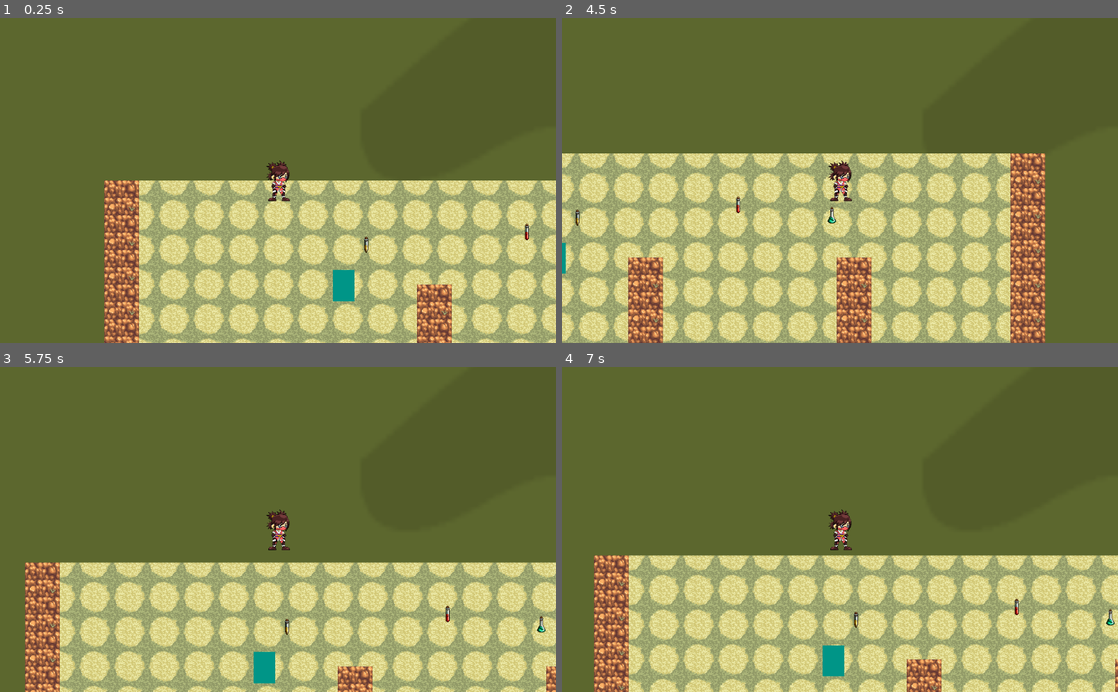
Above: before the commit, frames 1-4 (two rows, left to right).
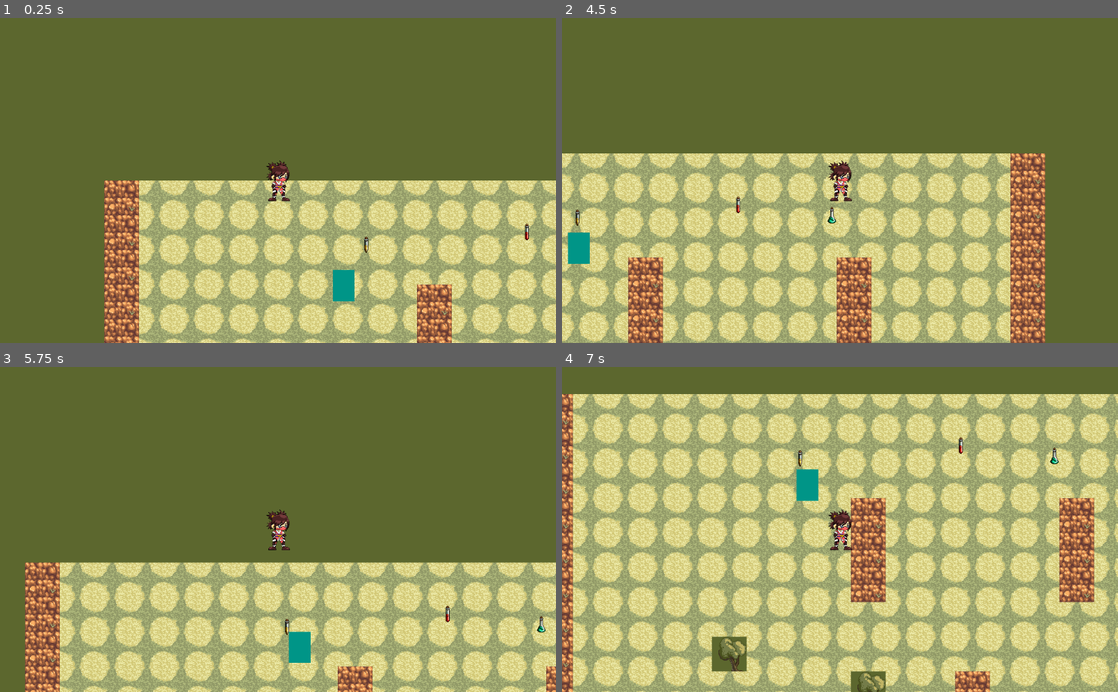
Above: after the commit, the same moments.

Repository: gina-vj/boss
Game: Godot game, scene res://Main.tscn
Same seed, same stepped clock (60 frames per second), same inputs: the game is played once before the commit and once after it.
Inputs:
- Up to frame 1 (0.25 s): no input
- Up to frame 2 (4.5 s): tap Enter at 0.5 s; hold Right (move_right) 0.53-1.28 s; hold Down (move_down) 1.28-2.03 s; hold Right (move_right) 2.03-2.78 s; hold Up (move_up) 2.78-3.53 s; hold Left (move_left) from 3.53 s (still down)
- Up to frame 3 (5.75 s): release Left (move_left) at 5.03 s; hold Down (move_down) from 5.03 s (still down)
- Up to frame 4 (7 s): release Down (move_down) at 5.78 s; hold Right (move_right) 5.78-6.53 s; hold Up (move_up) from 6.53 s (still down)

The runs differ from the first frame. In frame 2, 0.5% of the frame differs, in the area x 0-5%, y 66-79%; in frame 3, 0.8%; in frame 4, 85%, in the area x 0-100%, y 8-100%.

Commit message:
enemies mechanics

Diff:
--- a/Gina-Boss/Main.tscn
+++ b/Gina-Boss/Main.tscn
@@ -48,6 +48,5 @@
 layer = -1
 
 [node name="Sprite" type="Sprite" parent="CanvasLayer"]
-position = Vector2( 2776.69, 673.041 )
 scale = Vector2( 6.79227, 8.4218 )
 texture = ExtResource( 2 )
--- a/Gina-Boss/entities/enemies/basic_enemy/BasicEnemy.gd
+++ b/Gina-Boss/entities/enemies/basic_enemy/BasicEnemy.gd
@@ -1,45 +1,55 @@
 extends KinematicBody2D
 class_name BasicEnemy
 
-export(int) var SPEED: int = 40
+export(int) var SPEED: int = 100
+export(int) var illness: int = 20
+export(int) var contagion_zone_damage: int = 1
 
 onready var raycast = $RayCast2D
 onready var detection_area = $DetectionArea
 onready var state_machine = $StateMachine
 
+const MINIMUM_DISTANCE_TO_TARGET = 30
+
 var path: Array = []
-var levelNavigation: Navigation2D = null
+var target_position: Vector2 = Vector2.ZERO
 var target:Player = null
 var velocity: Vector2 = Vector2.ZERO
-var culo = Vector2.ZERO
 
 func _ready():
 	state_machine.set_parent(self)
 
-	yield(get_tree(), "idle_frame")
-	var tree = get_tree()
-	levelNavigation = tree.get_nodes_in_group("LevelNavigation")[0]
-	var my_tilemap = levelNavigation.tile_map
-	var map_position = my_tilemap.get_used_cells()[100]
-	var local_position = my_tilemap.map_to_world(map_position)
-	culo = my_tilemap.to_global(local_position)
+func navigate():
+	if path.size() > 0:
+		var target_position = path.front()
+		if global_position.distance_to(target_position) < MINIMUM_DISTANCE_TO_TARGET:
+			path.pop_front()
+			velocity = Vector2.ZERO
+		else:
+			velocity = global_position.direction_to(target_position) * SPEED
+	else:
+		velocity = Vector2.ZERO
+
+	velocity = move_and_slide(velocity)
+
+func can_see_target():
+	if target == null:
+		return false
+
+	raycast.set_cast_to(to_local(target.global_position))
+	raycast.force_raycast_update()
+	return raycast.is_colliding() && raycast.get_collider() == target
+
+func is_still_ill():
+	return illness > 0
+
+func notify_hit(projectile):
+	illness -= projectile.heal_points
+	state_machine.notify_hit(projectile)
+
+func _on_DetectionArea_body_entered(body):
+	state_machine.notify_body_entered(body)
 
 
-func _physics_process(delta):
-	if target != null and levelNavigation != null:
-		generate_path()
-		navigate()
-		velocity = move_and_slide(velocity)
-
-func navigate():
-	if path.size() > 0:
-		velocity = global_position.direction_to(path[1]) * SPEED
-		if global_position == path[0]:
-			path.pop_front()
-
-func generate_path():
-	path = levelNavigation.get_simple_path(
-		global_position,
-		target.global_position,
-		false
-	)
+func _on_DetectionArea_body_exited(body):
+	state_machine.notify_body_exited(body)
--- a/Gina-Boss/entities/enemies/basic_enemy/BasicEnemy.tscn
+++ b/Gina-Boss/entities/enemies/basic_enemy/BasicEnemy.tscn
@@ -15,11 +15,11 @@
 height = 16.1886
 
 [sub_resource type="CircleShape2D" id=2]
-radius = 286.252
+radius = 510.426
 
 [node name="BasicEnemy" type="KinematicBody2D"]
-collision_layer = 2
-collision_mask = 3
+collision_layer = 4
+collision_mask = 5
 script = ExtResource( 1 )
 
 [node name="Body" type="Sprite" parent="."]
@@ -30,6 +30,8 @@
 shape = SubResource( 1 )
 
 [node name="DetectionArea" type="Area2D" parent="."]
+collision_layer = 0
+collision_mask = 2
 
 [node name="CollisionShape2D" type="CollisionShape2D" parent="DetectionArea"]
 position = Vector2( 0, -0.645401 )
@@ -50,13 +52,33 @@
 [node name="Chase" type="Node" parent="StateMachine"]
 script = ExtResource( 6 )
 
+[node name="ContagionTimer" type="Timer" parent="StateMachine/Chase"]
+wait_time = 0.3
+autostart = true
+
 [node name="Attack" type="Node" parent="StateMachine"]
 script = ExtResource( 7 )
 
+[node name="ContagionTimer" type="Timer" parent="StateMachine/Attack"]
+wait_time = 0.3
+autostart = true
+
 [node name="Impacted" type="Node" parent="StateMachine"]
 script = ExtResource( 8 )
+
+[node name="RecoveryTimer" type="Timer" parent="StateMachine/Impacted"]
+wait_time = 0.5
+one_shot = true
 
 [node name="Healed" type="Node" parent="StateMachine"]
 script = ExtResource( 9 )
 
 [node name="RayCast2D" type="RayCast2D" parent="."]
+collision_mask = 3
+
+[connection signal="body_entered" from="DetectionArea" to="." method="_on_DetectionArea_body_entered"]
+[connection signal="body_exited" from="DetectionArea" to="." method="_on_DetectionArea_body_exited"]
+[connection signal="timeout" from="StateMachine/Idle/IdleTimer" to="StateMachine/Idle" method="_on_IdleTimer_timeout"]
+[connection signal="timeout" from="StateMachine/Chase/ContagionTimer" to="StateMachine/Chase" method="_on_ContagionTimmer_timeout"]
+[connection signal="timeout" from="StateMachine/Attack/ContagionTimer" to="StateMachine/Attack" method="_on_ContagionTimer_timeout"]
+[connection signal="timeout" from="StateMachine/Impacted/RecoveryTimer" to="StateMachine/Impacted" method="_on_Timer_timeout"]
--- a/Gina-Boss/entities/enemies/basic_enemy/states/AbstractBasicEnemyState.gd
+++ b/Gina-Boss/entities/enemies/basic_enemy/states/AbstractBasicEnemyState.gd
@@ -1,10 +1,45 @@
 extends "res://entities/AbstractState.gd"
 
+var level_navigation: Navigation2D
+
+func _ready():
+	yield(get_tree(), "idle_frame")
+	var tree = get_tree()
+	level_navigation = tree.get_nodes_in_group("LevelNavigation")[0]
+
+func update(delta):
+	if parent.can_see_target():
+		emit_signal("finished", "chase")
+
+func generate_random_path():
+	var tilemap: TileMap = level_navigation.tile_map
+	var cells: Array = tilemap.get_used_cells()
+
+	var random_position = randi() % cells.size() + 0
+	var local_position = tilemap.map_to_world(cells[random_position])
+
+	return level_navigation.get_simple_path(
+		parent.global_position,
+		tilemap.to_global(local_position) ,
+		false
+	)
+
+func hurt_player_with_contagion_zone():
+	if parent.target != null:
+		parent.target.notify_hit(parent.contagion_zone_damage)
+
 func notify_body_entered(body):
-	pass
+	parent.target = body
 
 func notify_body_exited(body):
-	pass
+	parent.target = null
+	if parent.can_see_target():
+		emit_signal("finished", "idle")
 
 func notify_impact(projectile):
-	pass
+	# al recibir el proyectil por parametro podemos usarlo para "hacer cosas"
+	# dependiendo de que proyectil es
+	if parent.is_still_ill():
+		emit_signal("finished", "impacted")
+	else:
+		emit_signal("finished", "healed")
--- a/Gina-Boss/entities/enemies/basic_enemy/states/Attack.gd
+++ b/Gina-Boss/entities/enemies/basic_enemy/states/Attack.gd
@@ -1 +1,17 @@
 extends "res://entities/enemies/basic_enemy/states/AbstractBasicEnemyState.gd"
+
+func enter():
+	parent.path = []
+
+func update(delta):
+	if parent.can_see_target() && parent.distance_to_target() <= parent.MINIMUM_DISTANCE_TO_TARGET:
+		# aca podemos agregar logica de ataque onda estornudar o algo asi
+		pass
+	elif parent.can_see_target():
+		emit_signal("finished", "chase")
+	else:
+		emit_signal("finished", "idle")
+
+
+func _on_ContagionTimer_timeout():
+	hurt_player_with_contagion_zone()
--- a/Gina-Boss/entities/enemies/basic_enemy/states/Chase.gd
+++ b/Gina-Boss/entities/enemies/basic_enemy/states/Chase.gd
@@ -1 +1,21 @@
 extends "res://entities/enemies/basic_enemy/states/AbstractBasicEnemyState.gd"
+
+func update(delta):
+	if (parent.can_see_target() && level_navigation != null):
+		var path: Array = level_navigation.get_simple_path(
+			parent.global_position,
+			parent.target.global_position
+		)
+		path.pop_front()
+		parent.path = path
+		parent.navigate()
+	else:
+		emit_signal("finished", "idle")
+
+
+func exit():
+	parent.path = []
+
+
+func _on_ContagionTimmer_timeout():
+	hurt_player_with_contagion_zone()
--- a/Gina-Boss/entities/enemies/basic_enemy/states/Healed.gd
+++ b/Gina-Boss/entities/enemies/basic_enemy/states/Healed.gd
@@ -1 +1,21 @@
 extends "res://entities/enemies/basic_enemy/states/AbstractBasicEnemyState.gd"
+
+func enter():
+	if level_navigation != null:
+		parent.path = generate_random_path()
+
+func update(delta):
+	if (parent.path.size() > 0):
+		parent.navigate()
+	else:
+		parent.path = generate_random_path()
+		parent.navigate()
+
+func notify_body_entered(body):
+	pass
+
+func notify_body_exited(body):
+	pass
+
+func notify_impact(projectile):
+	pass
--- a/Gina-Boss/entities/enemies/basic_enemy/states/Idle.gd
+++ b/Gina-Boss/entities/enemies/basic_enemy/states/Idle.gd
@@ -5,5 +5,12 @@
 export var min_wait: int = 1
 
 func enter():
+	parent.path = []
 	timer.wait_time = randi() % max_wait + min_wait
 	timer.start()
+
+func exit():
+	timer.stop()
+
+func _on_IdleTimer_timeout():
+	emit_signal("finished", "wander")
--- a/Gina-Boss/entities/enemies/basic_enemy/states/Impacted.gd
+++ b/Gina-Boss/entities/enemies/basic_enemy/states/Impacted.gd
@@ -1 +1,13 @@
 extends "res://entities/enemies/basic_enemy/states/AbstractBasicEnemyState.gd"
+
+onready var timer: Timer = $Timer
+
+func enter():
+	parent.path = []
+	timer.start()
+
+func _on_Timer_timeout():
+	if parent.can_see_target():
+		emit_signal("finished", "chase")
+	else:
+		emit_signal("finished", "wander")
--- a/Gina-Boss/entities/enemies/basic_enemy/states/Wander.gd
+++ b/Gina-Boss/entities/enemies/basic_enemy/states/Wander.gd
@@ -1 +1,15 @@
 extends "res://entities/enemies/basic_enemy/states/AbstractBasicEnemyState.gd"
+
+func enter():
+	if level_navigation != null:
+		parent.path = generate_random_path()
+
+func update(delta):
+	.update(delta)
+	if (parent.path.size() > 0):
+		parent.navigate()
+	else:
+		emit_signal("finished", "idle")
+
+func exit():
+	parent.path = []
--- a/Gina-Boss/entities/player/Gina.gd
+++ b/Gina-Boss/entities/player/Gina.gd
@@ -48,6 +48,7 @@
 	velocity = move_and_slide(velocity)
 
 func notify_hit(amount):
+	print(amount)
 	state_machine.notify_hit(amount)
 
 func _remove():
Not shown: 6 places in Gina-Boss/entities/environment_tileset.tres that only renumber resources
